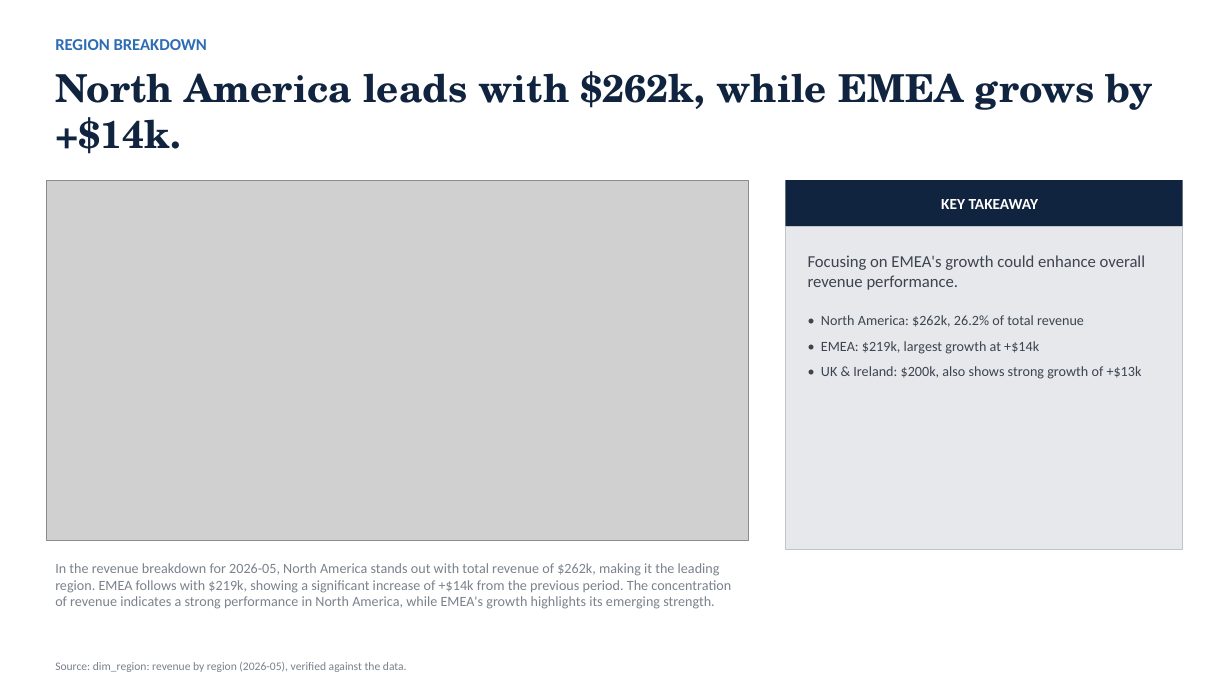
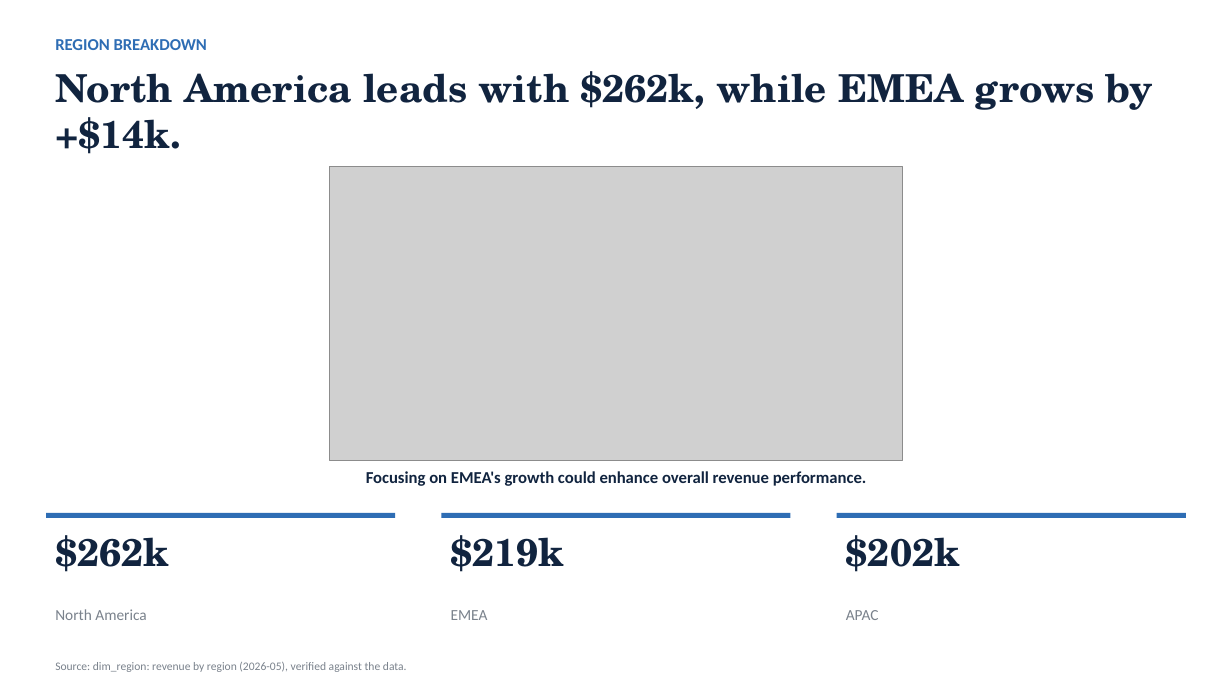
Before and after one commit to AronSarosi/ai-report-generator, a slide deck: slide 4 of app/examples/retail_sales/report.pptx. Drawn at 1232x693 pixels with LibreOffice and Linux fonts; fonts in the diff are those of the drawing; grey boxes stand for pictures. Boxes give left, top, right and bottom in pixels: in the first picture for what was removed or moved away, otherwise in the second. Text is boxed around its words. In the diff, an @@ line names an element or a change of style, - is before the commit and + after.

```diff
--- a/app/examples/retail_sales/report.pptx
+++ b/app/examples/retail_sales/report.pptx
@@ picture: place and size @@
-picture at (46, 180, 749, 541)
+picture at (330, 166, 903, 460)
@@ rectangle removed at (786, 180, 1183, 226) @@
-KEY TAKEAWAY
@@ rectangle removed at (786, 226, 1183, 550) @@
-Focusing on EMEA's growth could enhance overall revenue performance.
-• North America: $262k, 26.2% of total revenue
-• EMEA: $219k, largest growth at +$14k
-• UK & Ireland: $200k, also shows strong growth of +$13k
@@ text at (366, 471, 867, 486): text changed; size 11 to 13 pt; text colour #7A828C to #11243F; bold on @@
-In the revenue breakdown for 2026-05, North America stands out with total revenue of $262k, making it the leading region. EMEA follows with $219k, showing a significant increase of +$14k from the previous period. The concentration of revenue indicates a strong performance in North America, while EMEA's growth highlights its emerging strength.
+Focusing on EMEA's growth could enhance overall revenue performance.
@@ rectangle added at (46, 513, 396, 518), fill #2E6DB4 @@
@@ text added at (55, 535, 169, 572), 30 pt, text #11243F, bold @@
+$262k
@@ rectangle added at (442, 513, 791, 518), fill #2E6DB4 @@
@@ text added at (451, 535, 565, 572), 30 pt, text #11243F, bold @@
+$219k
@@ rectangle added at (837, 513, 1187, 518), fill #2E6DB4 @@
@@ text added at (846, 535, 960, 572), 30 pt, text #11243F, bold @@
+$202k
@@ text added at (55, 609, 146, 620), 12 pt, text #7A828C @@
+North America
@@ text added at (451, 610, 488, 620), 12 pt, text #7A828C @@
+EMEA
@@ text added at (846, 610, 879, 620), 12 pt, text #7A828C @@
+APAC
```
Also in this commit, not shown: 1 other slide changed, 1 slide added, 1 slide removed, 22 other files.
